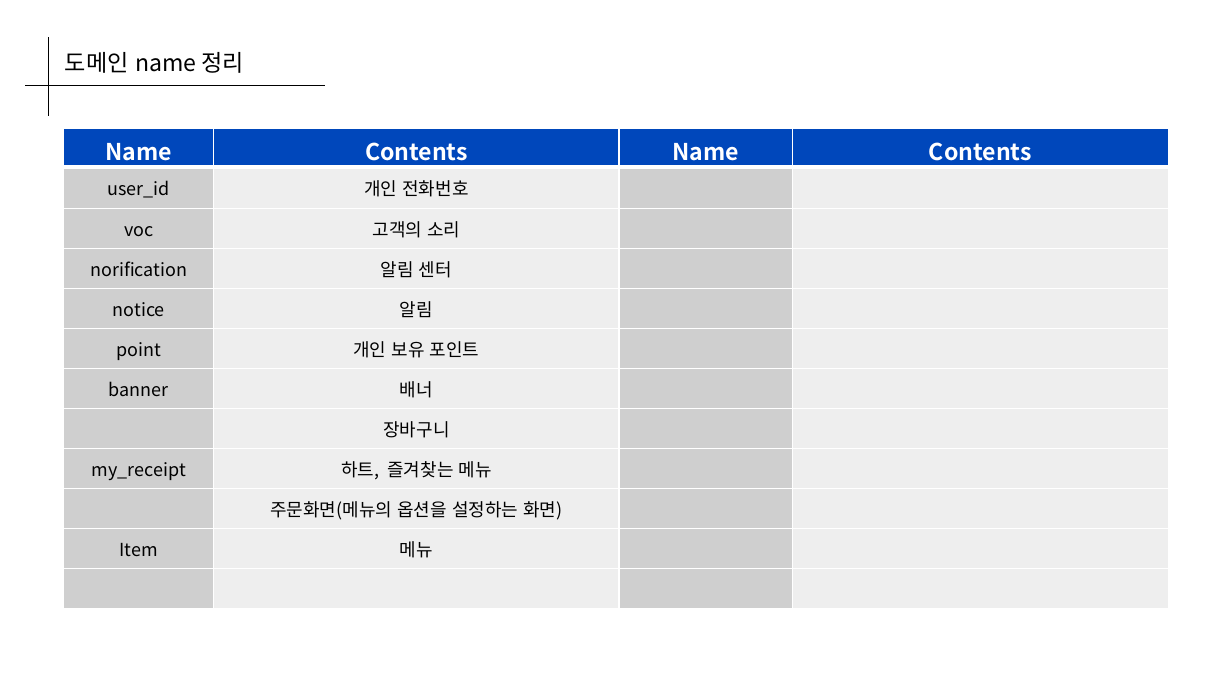
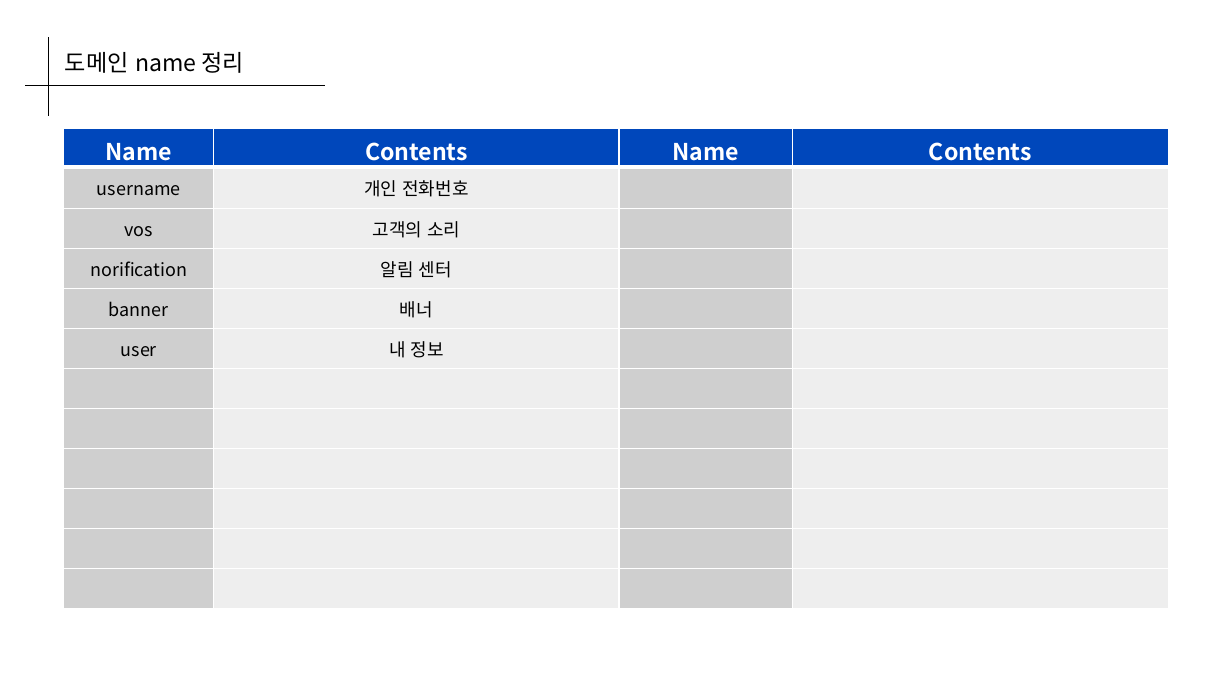
Before and after one commit to Coffee-Street/Document, a slide deck: slide 15 of assets/Planning/1_strada_coffee.pptx. Drawn at 1232x693 pixels with LibreOffice and Linux fonts; fonts in the diff are those of the drawing. Boxes give left, top, right and bottom in pixels: in the first picture for what was removed or moved away, otherwise in the second. Text is boxed around its words. In the diff, an @@ line names an element or a change of style, - is before the commit and + after.

```diff
--- a/assets/Planning/1_strada_coffee.pptx
+++ b/assets/Planning/1_strada_coffee.pptx
@@ table at [64,128,1169,609] @@
-row 2, column 1: user_id
+row 2, column 1: username
-row 3, column 1: voc
+row 3, column 1: vos
-row 5: notice | 알림 |  | 
-row 6: point | 개인 보유 포인트 |  | 
-row 8:  | 장바구니 |  | 
-row 9: my_receipt | 하트, 즐겨찾는 메뉴 |  | 
-row 10:  | 주문화면(메뉴의 옵션을 설정하는 화면) |  | 
-row 11: Item | 메뉴 |  | 
+row 6: user | 내 정보 |  | 
+row 8:  |  |  | 
+row 9:  |  |  | 
+row 10:  |  |  | 
+row 11:  |  |  | 
+row 12:  |  |  | 
```
Also in this commit, not shown: 2 other slides changed.
